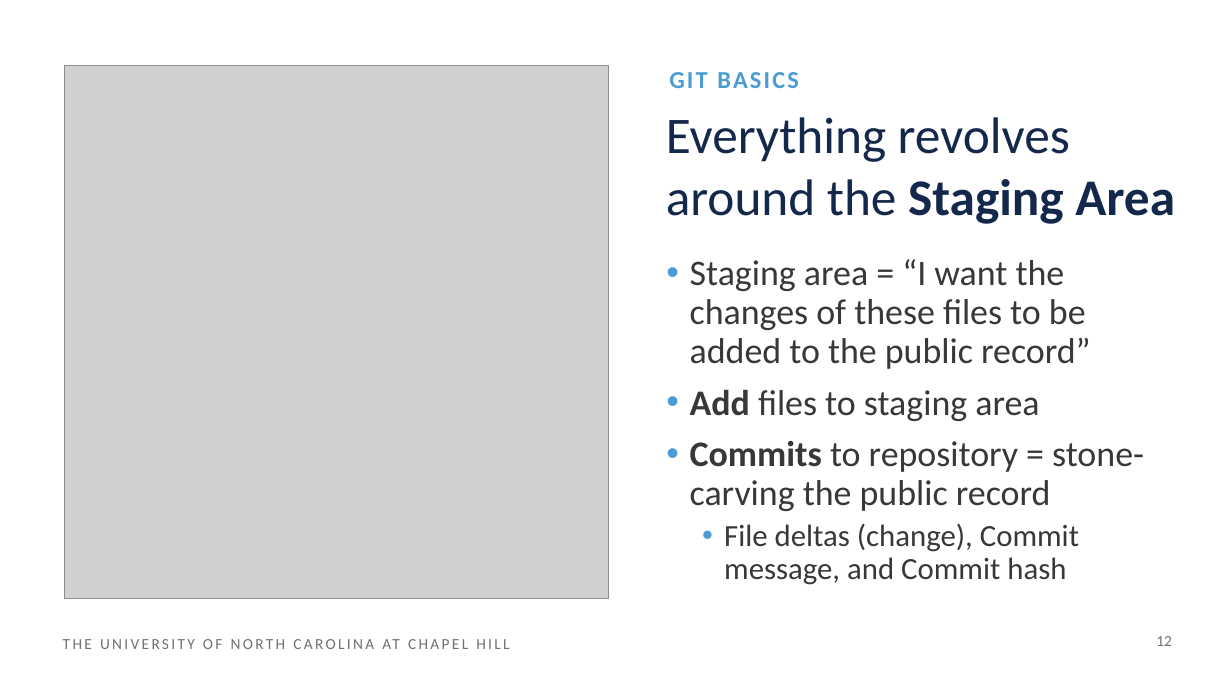
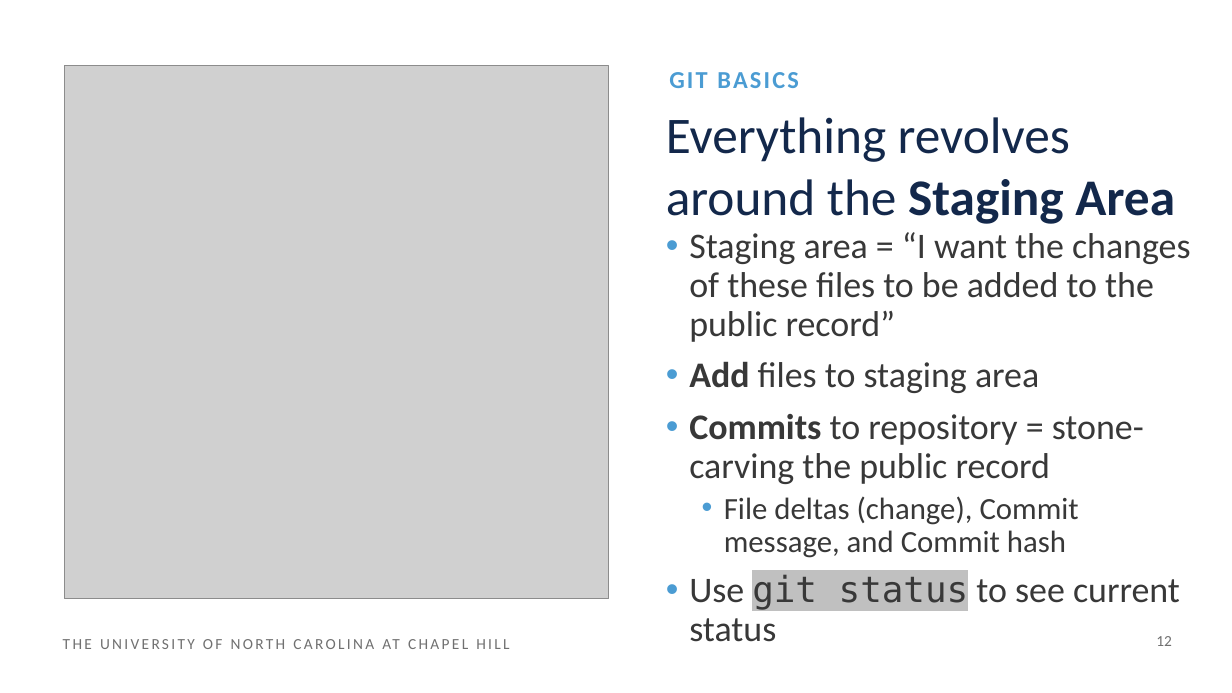
Before and after one commit to heatherhenderson/GitHub-for-Epidemiologists, a slide deck: slide 12 of GitHub for Epidemiologists.pptx. Drawn at 1232x693 pixels with LibreOffice and Linux fonts; fonts in the diff are those of the drawing; grey boxes stand for pictures. Boxes give left, top, right and bottom in pixels: in the first picture for what was removed or moved away, otherwise in the second. Text is boxed around its words. In the diff, an @@ line names an element or a change of style, - is before the commit and + after.

```diff
--- a/GitHub for Epidemiologists.pptx
+++ b/GitHub for Epidemiologists.pptx
@@ text "Staging area = “I want ...": place and size @@
-text "Staging area = “I want ..." at [690, 259, 1144, 585]
+text "Staging area = “I want ..." at [689, 232, 1191, 642]
@@ text at [689, 574, 1180, 642]: paragraph added @@
+• Use git status to see current status
```
Also in this commit, not shown: 4 other slides changed, 4 slides added, 1 other file.
